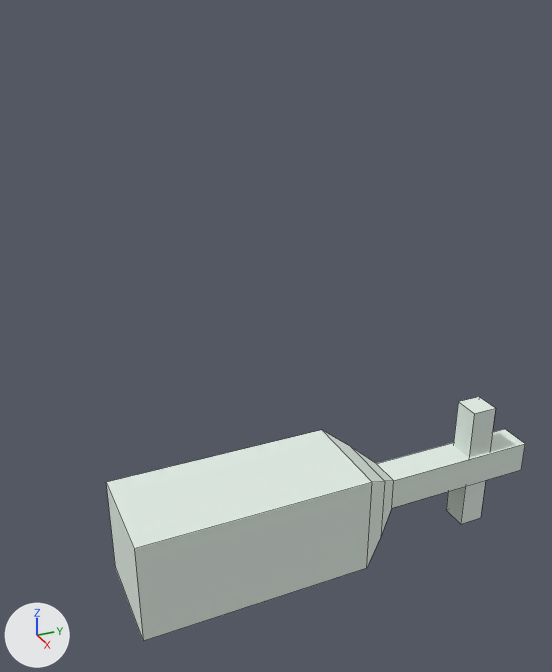
Two versions of the Blender file blend/tomb_column.blend, one commit apart.
One viewpoint serves both versions: a camera (50 mm lens) standing at (36.6, -6.5, 31.1) and looking at (-0.9, 10.4, 12.3). The lights are fixed; the arrows at lower left show +X, +Y and +Z. Mesh edges are drawn as thin lines.
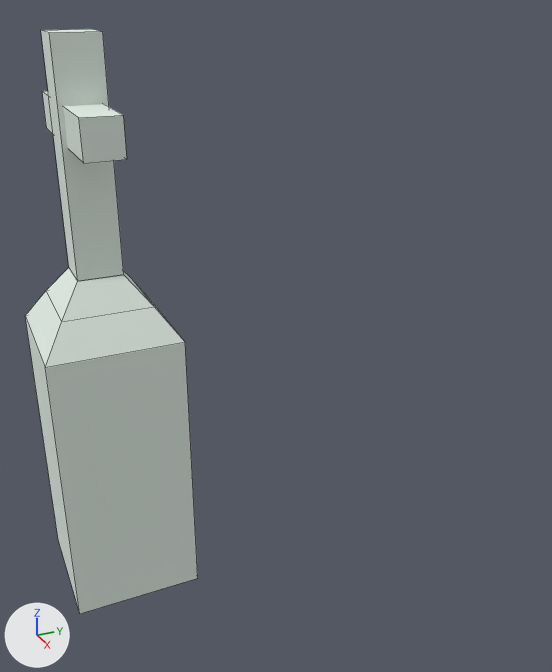
Changed parts and their boxes [x1, y1, x2, y2] in the pictures (552 x 672 px):
'Cube.001', reshaped, moved, turned: before [106, 397, 525, 641]; after [41, 29, 127, 281]
'Cube', added: after [25, 268, 198, 614]
part 1 of me_cube_001, deleted: before [106, 430, 394, 641]

The change, as a diff of the scene's bpy script:
```diff
--- a/blend/tomb_column.blend.py
+++ b/blend/tomb_column.blend.py
@@ me_cube_001 @@
 # used by ob_cube_001; location = (0.0, 14.91, 4.01); rotation_euler = (-1.571, 0.0, 0.0), in degrees (-90, 0, 0); scale = (0.4, 0.4, 1.66)
-me_cube_001.from_pydata(...)  # 28 vertices, 24 faces; spans x -8.4..8.4, y -1.6..21.7, z -9.0..8.6
+me_cube_001.from_pydata(...)  # 16 vertices, 11 faces; spans x -2.8..2.8, y -1.6..21.7, z 1.9..8.6
+# me_cube_001 part 1
+# 12 vertices are removed from x -8.4..8.4, y 1.6..18.4, z -9.0..1.0
+# 13 faces are deleted
 me_cube_001.materials.append(mat_material)
-me_cube_001.materials.append(mat_material)
@@ me_cube @@
+me_cube.from_pydata([(8.4, 18.4, -9.0), (8.4, 1.6, -9.0), (-8.4, 1.6, -9.0), (-8.4, 18.4, -9.0), (-8.4, 18.4, 0.0), (-8.4, 1.6, 0.0), (8.4, 1.6, 0.0), (8.4, 18.4, 0.0), (5.6, 15.6, 1.0), (5.6, 4.4, 1.0), (-5.6, 4.4, 1.0), (-5.6, 15.6, 1.0), (-2.8, 12.8, 1.9), (-2.8, 7.2, 1.9), (2.8, 7.2, 1.9), (2.8, 12.8, 1.9)], [], [(0, 1, 2, 3), (1, 0, 7, 6), (0, 3, 4, 7), (6, 5, 2, 1), (5, 4, 3, 2), (10, 11, 4, 5), (9, 10, 5, 6), (11, 8, 7, 4), (8, 9, 6, 7), (15, 14, 9, 8), (12, 15, 8, 11), (14, 13, 10, 9), (13, 12, 11, 10)])
+me_cube.materials.append(mat_material)  # its picture is missing
@@ ob_cube_001 @@
 ob_cube_001 = bpy.data.objects.new('Cube.001', me_cube_001)
-ob_cube_001.location = (0.0, 14.91, 4.01)
-ob_cube_001.rotation_euler = (-1.571, 0.0, 0.0)  # degrees (-90, 0, 0)
+ob_cube_001.location = (-3.82, 0.08, 15.1)
+ob_cube_001.rotation_euler = (0.0, 0.0, -1.571)  # degrees (0, 0, -90)
 ob_cube_001.scale = (0.4, 0.4, 1.66)
@@ ob_cube @@
+ob_cube = bpy.data.objects.new('Cube', me_cube)
+ob_cube.location = (-3.82, 0.08, 15.1)
+ob_cube.rotation_euler = (0.0, 0.0, -1.571)  # degrees (0, 0, -90)
+ob_cube.scale = (0.4, 0.4, 1.66)
```
